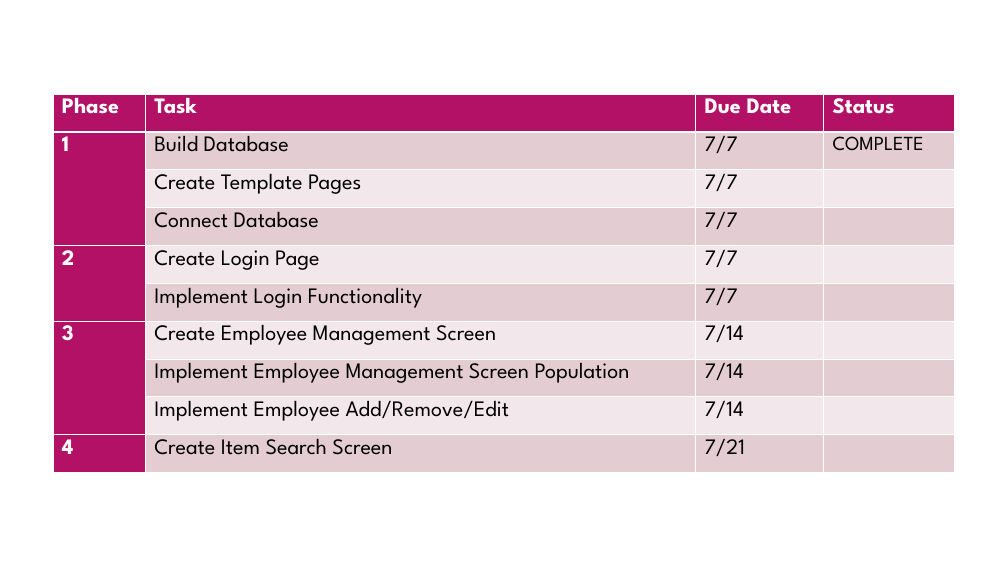
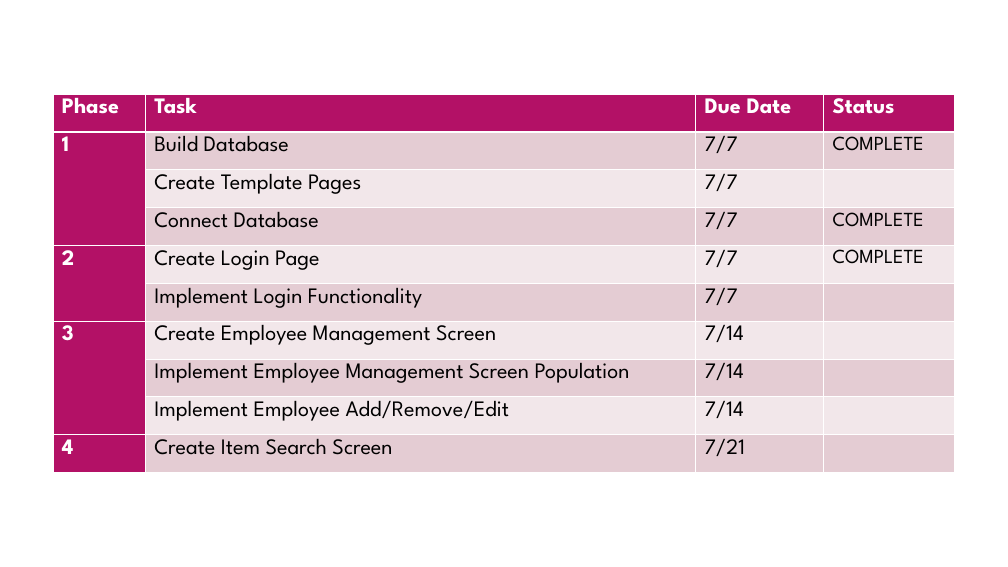
Before and after one commit to ddugan2/Cathco_IMS, a slide deck: slide 35 of CIMS_Deliverables.pptx. Drawn at 1008x567 pixels with LibreOffice and Linux fonts; fonts in the diff are those of the drawing. Boxes give left, top, right and bottom in pixels: in the first picture for what was removed or moved away, otherwise in the second. Text is boxed around its words. In the diff, an @@ line names an element or a change of style, - is before the commit and + after.

```diff
--- a/CIMS_Deliverables.pptx
+++ b/CIMS_Deliverables.pptx
@@ table at (x1=53, y1=95, x2=954, y2=497) @@
-row 4, column 4: 
+row 4, column 4: COMPLETE
-row 5, column 4: 
+row 5, column 4: COMPLETE
```
Also in this commit, not shown: 7 other files.
